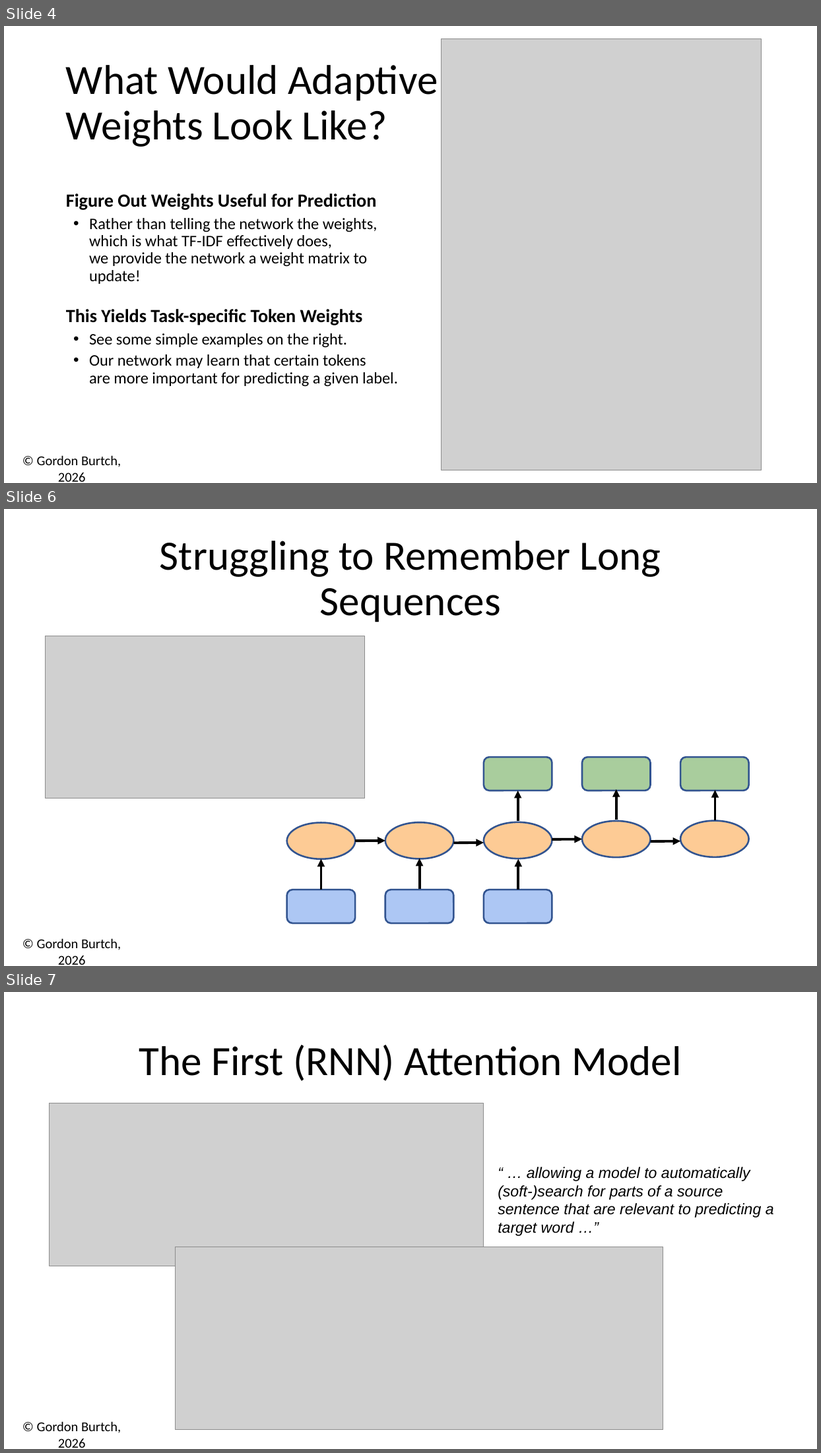
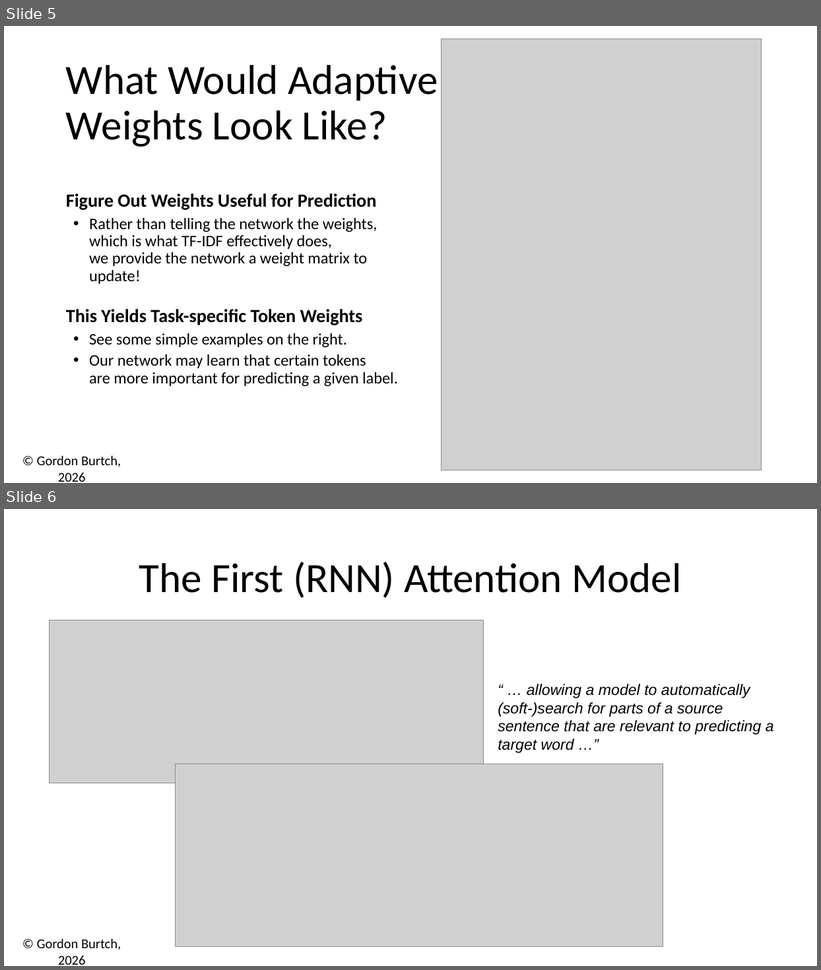
Before and after one commit to gburtch/BA510-2026, a slide deck: Week 9/9.1 - Attention and Transformers.pptx. Shown one above the other, each under a label of ours: slides 4, 6 and 7 before the commit, slides 5 and 6 after it; the slides between them are not shown. The pictures are 821x1453 and 821x970 pixels, drawn with LibreOffice and Linux fonts; fonts in the diff are those of the drawing; grey boxes stand for pictures. Boxes give left, top, right and bottom in pixels: in the first picture for what was removed or moved away, otherwise in the second. Text is boxed around its words. In the diff, an @@ line names an element or a change of style, - is before the commit and + after.

```diff
--- a/Week 9/9.1 - Attention and Transformers.pptx
+++ b/Week 9/9.1 - Attention and Transformers.pptx
@@ slide 6 removed at bbox=[4, 509, 817, 966], background #FFFFFF; not listed: 1 template element that a slide beside it also shows @@
@@ title removed at bbox=[160, 541, 661, 623] @@
-Struggling to Remember Long Sequences
@@ picture removed at bbox=[45, 636, 364, 798] @@
@@ group removed at bbox=[287, 757, 748, 923]: 10 arrows, 6 rounded rectangles, 5 ellipses @@
@@ what was slide 4 is now slide 5 @@
@@ what was slide 7 is now slide 6 @@
```
Also in this commit, not shown: 4 slides changed, 1 slide added, 1 other slide removed, 3 other files.
